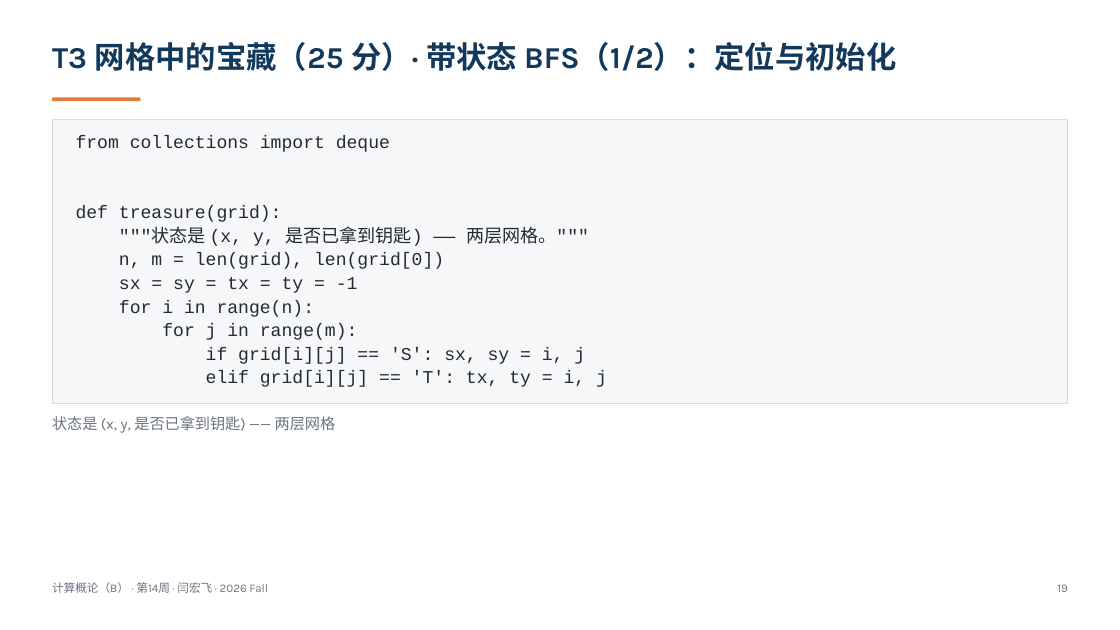
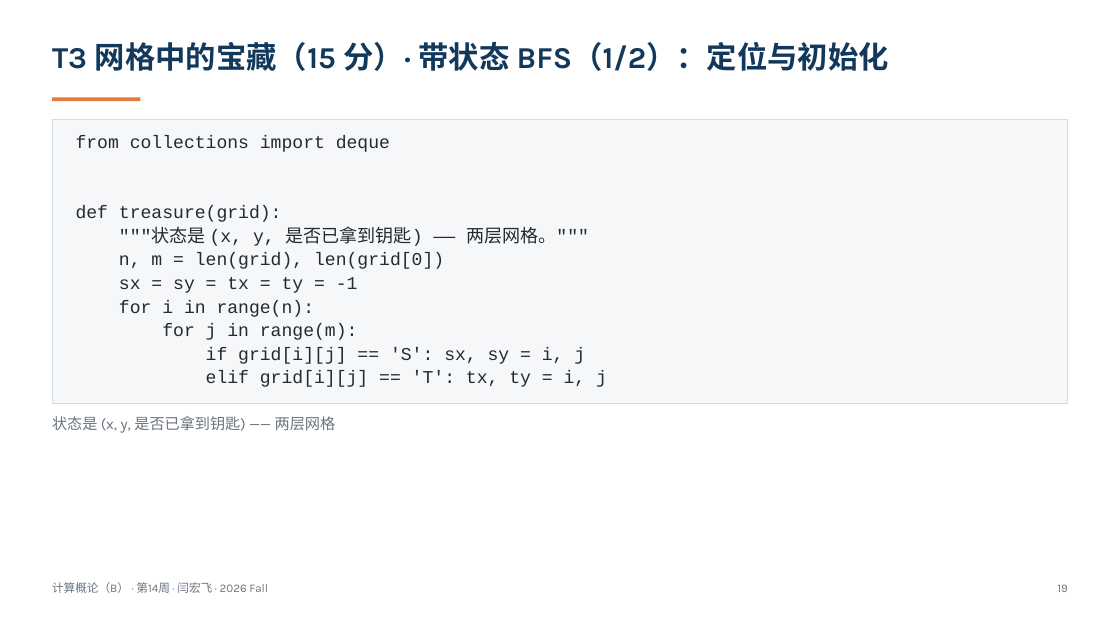
Before and after one commit to GMyhf/2026fall-cs101, a slide deck: slide 19 of courseware/202612_ADS_W14_AI_Literacy_Exam_Recap.pptx. Drawn at 1120x630 pixels with LibreOffice and Linux fonts; fonts in the diff are those of the drawing. Boxes give left, top, right and bottom in pixels: in the first picture for what was removed or moved away, otherwise in the second. Text is boxed around its words. In the diff, an @@ line names an element or a change of style, - is before the commit and + after.

```diff
--- a/courseware/202612_ADS_W14_AI_Literacy_Exam_Recap.pptx
+++ b/courseware/202612_ADS_W14_AI_Literacy_Exam_Recap.pptx
@@ text at (52,42,889,71): text changed @@
-T3 网格中的宝藏（25 分）· 带状态 BFS（1/2）：定位与初始化
+T3 网格中的宝藏（15 分）· 带状态 BFS（1/2）：定位与初始化
```
Also in this commit, not shown: 10 other slides changed, 4 slides added, 32 other files.
